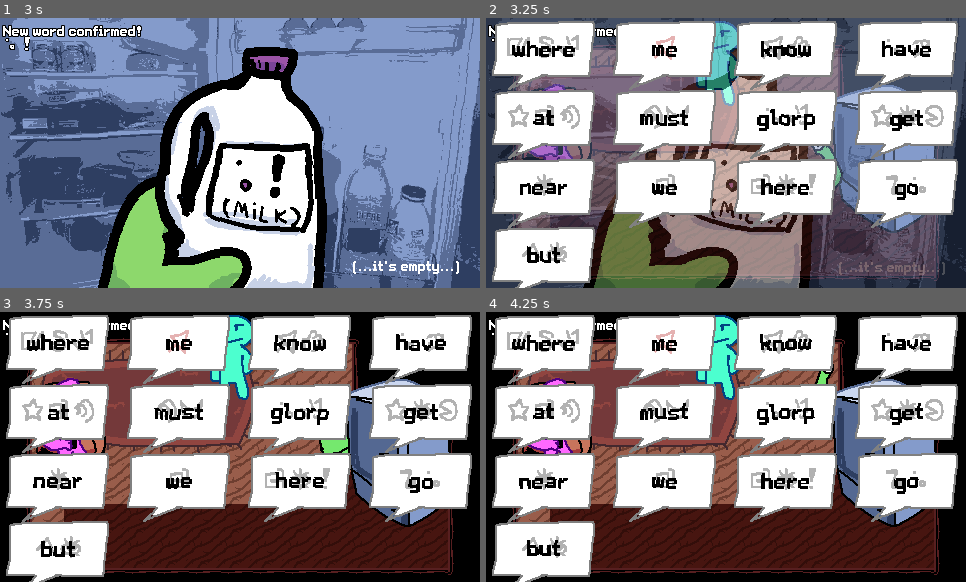
Above: before the commit, frames 1-4 (two rows, left to right).
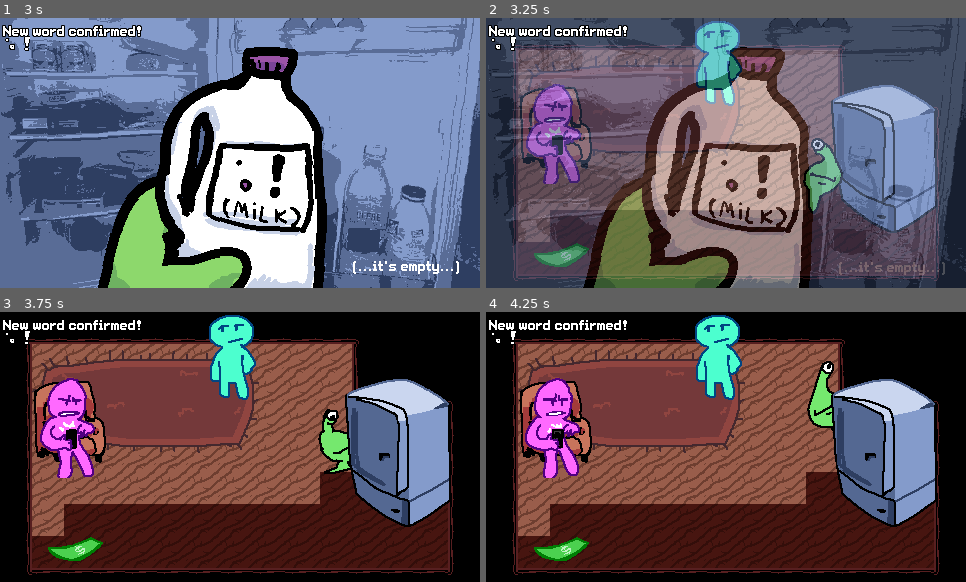
Above: after the commit, the same moments.

Repository: hryspider/GGJ-Committee-Team26
Game: Godot game, scene res://rooms/title_screen.tscn
The game is run twice, just before and just after one commit, with the same random seed, the same clock (stepped at 60 frames per second) and the same inputs.
Inputs (mouse positions are in pixels of both pictures, inside the frame that each line leads up to):
- Up to frame 1 (3 s): click "Proceed" at 0.5 s; tap Enter at 1.25 s; move the mouse to (345, 139) at 1.27 s; hold D (right) 1.28-2.03 s; click (345, 139) at 1.35 s; move the mouse to (144, 166) at 2.02 s; hold S (down) 2.03-2.78 s; click (144, 166) at 2.1 s; move the mouse to (288, 93) at 2.77 s; hold D (right) from 2.78 s (still down); tap Q (dictionary) at 2.85 s
- Up to frame 2 (3.25 s): keep holding D (right); click (774, 93) at 3.05 s
- Up to frame 3 (3.75 s): move the mouse to (216, 501) at 3.52 s; release D (right) at 3.53 s; hold W (up) from 3.53 s (still down); tap E (interact) at 3.6 s
- Up to frame 4 (4.25 s): keep holding W (up); click (702, 501) at 3.8 s

Frame 1 is identical in both runs. In frame 2, 55% of the frame differs, in the area x 1-99%, y 1-100%; in frame 3, 55%; in frame 4, 55%.

Commit message:
getting there
the questioner appears when you investigate everything

Diff:
--- a/objects/npc.gd
+++ b/objects/npc.gd
@@ -39,4 +39,3 @@
 func finished_dialog():
 	talking = false
 	get_tree().get_first_node_in_group("player").can_move = true
-	LangaugeGlobals.spawn_talk_selector()
--- a/project.godot
+++ b/project.godot
@@ -23,7 +23,7 @@
 
 ShaderGlobals="*uid://m7a6cafqubqu"
 LangaugeGlobals="*uid://dfyrygyakv53w"
-WordPopup="*uid://dnrxyyiriovoi"
+WordPopup="*uid://dtcmedxcjafl3"
 
 [display]
 
--- a/rooms/roomate_house.gd
+++ b/rooms/roomate_house.gd
@@ -2,19 +2,33 @@
 @onready var questioner = $Questioner
 
 
-var flags = [false, false, false]:
-	set(value):
-		flags = value
-		if flags == [true, true, true]:
-			questioner.activate()
+var flags = [false, false, false]
+var stage = 0
+
+
+func check_flags():
+	if flags == [true, true, true] and stage == 0:
+		questioner.activate()
+		get_tree().get_first_node_in_group("player").can_move = false
+		stage = 1
 
 func _on_dialog_manager_finished():
 	flags[0] = true
+	check_flags()
 
 
 func _on_milk_overlay_finished():
 	flags[1] = true
+	check_flags()
 
 
 func _on_money_overlay_finished():
 	flags[2] = true
+	check_flags()
+
+
+
+
+
+func _on_questioner_satisfied():
+	stage = 2
--- a/rooms/roomate_house.tscn
+++ b/rooms/roomate_house.tscn
@@ -594,3 +594,4 @@
 [connection signal="finished" from="Money Overlay" to="NPC4" method="finished_dialog"]
 [connection signal="finished" from="DialogManager" to="." method="_on_dialog_manager_finished"]
 [connection signal="finished" from="DialogManager" to="PinkNPC" method="finished_dialog"]
+[connection signal="satisfied" from="Questioner" to="." method="_on_questioner_satisfied"]
--- a/ui/questioner.gd
+++ b/ui/questioner.gd
@@ -23,7 +23,10 @@
 func _process(delta: float):
 	if active:
 		if visible:
-			if Input.is_action_just_pressed("click"): visible = false
+			get_tree().get_first_node_in_group("player").can_move = false
+			if Input.is_action_just_pressed("click"):
+				visible = false
+				get_tree().get_first_node_in_group("player").can_move = true
 		else:
 			if aliases.has(LangaugeGlobals.player_dictionary[word]):
 				emit_signal("satisfied")
Not shown: 1 places in ui/talk_selector.tscn that only renumber resources
Not shown: 1 places in ui/word_popup.tscn that only renumber resources
